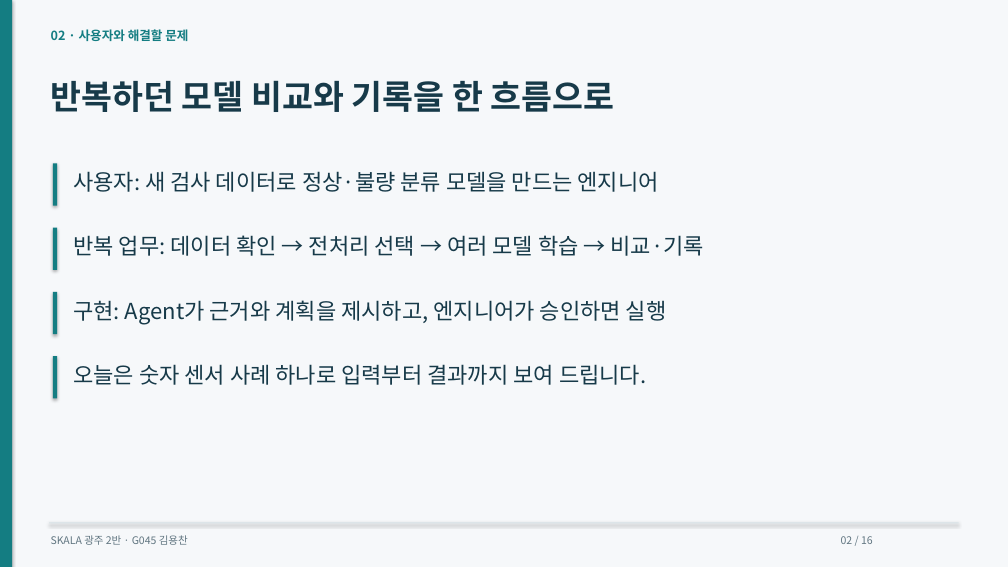
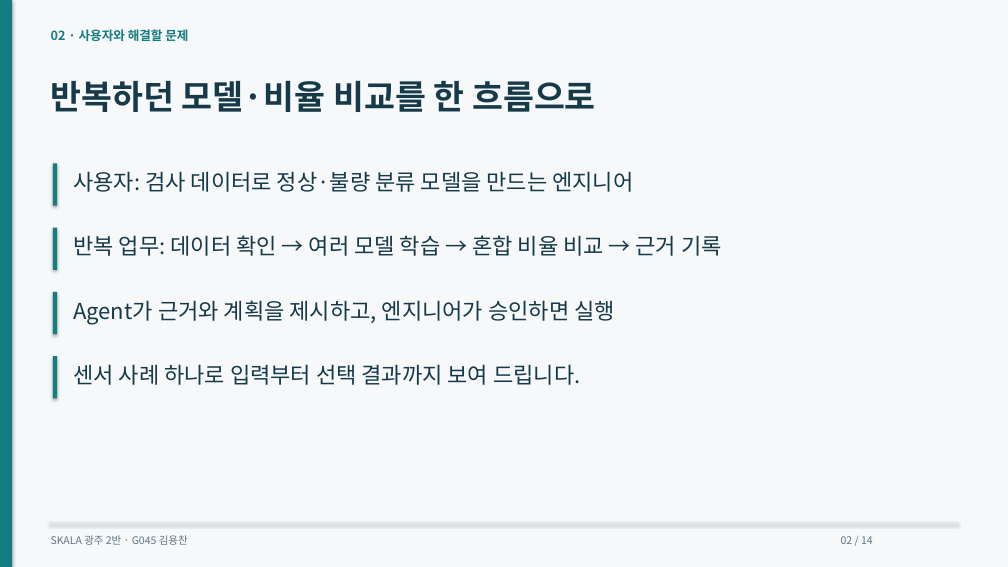
Before and after one commit to dragonchan95/Semiconductor-AI-Agent, a slide deck: slide 2 of docs/G045_Semiconductor_Agent.pptx. Drawn at 1008x567 pixels with LibreOffice and Linux fonts; fonts in the diff are those of the drawing. Boxes give left, top, right and bottom in pixels: in the first picture for what was removed or moved away, otherwise in the second. Text is boxed around its words. In the diff, an @@ line names an element or a change of style, - is before the commit and + after.

```diff
--- a/docs/G045_Semiconductor_Agent.pptx
+++ b/docs/G045_Semiconductor_Agent.pptx
@@ text at [51, 80, 596, 112]: text changed @@
-반복하던 모델 비교와 기록을 한 흐름으로
+반복하던 모델·비율 비교를 한 흐름으로
@@ text at [73, 171, 633, 192]: text changed @@
-사용자: 새 검사 데이터로 정상·불량 분류 모델을 만드는 엔지니어
+사용자: 검사 데이터로 정상·불량 분류 모델을 만드는 엔지니어
@@ text at [73, 235, 722, 256]: text changed @@
-반복 업무: 데이터 확인 → 전처리 선택 → 여러 모델 학습 → 비교·기록
+반복 업무: 데이터 확인 → 여러 모델 학습 → 혼합 비율 비교 → 근거 기록
@@ text at [73, 300, 615, 324]: text changed @@
-구현: Agent가 근거와 계획을 제시하고, 엔지니어가 승인하면 실행
+Agent가 근거와 계획을 제시하고, 엔지니어가 승인하면 실행
@@ text at [73, 364, 580, 385]: text changed @@
-오늘은 숫자 센서 사례 하나로 입력부터 결과까지 보여 드립니다.
+센서 사례 하나로 입력부터 선택 결과까지 보여 드립니다.
@@ text at [841, 536, 873, 544]: text changed @@
-02 / 16
+02 / 14
```
Also in this commit, not shown: 12 other slides changed, 1 slide added, 3 slides removed, 37 other files.
